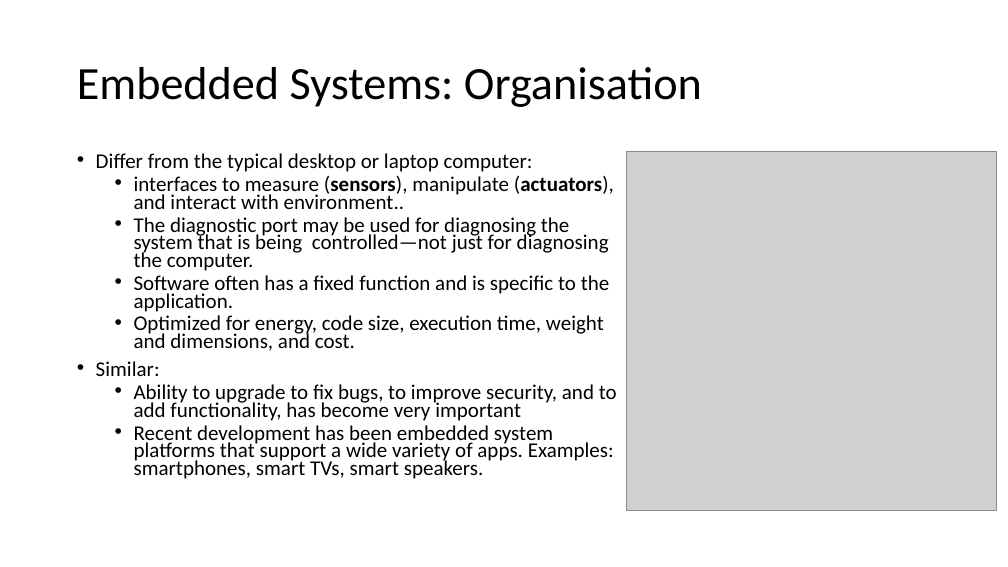
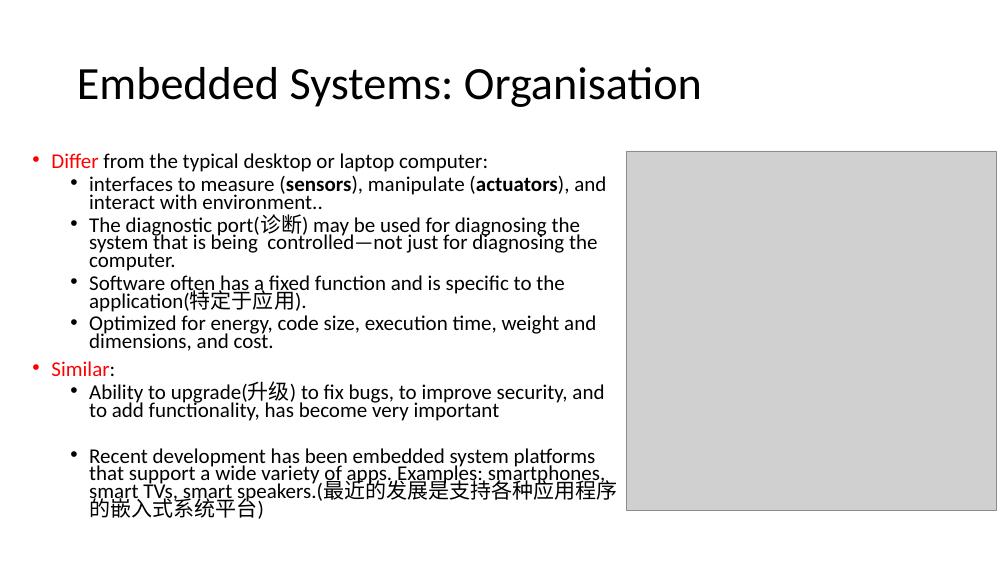
Before and after one commit to vcboy1/Leeds, a slide deck: slide 29 of 26fall/1860/Lecture/Week1/Lecture 1.1.2.pptx. Drawn at 1008x567 pixels with LibreOffice and Linux fonts; fonts in the diff are those of the drawing; grey boxes stand for pictures; background and template pictures are left out. Boxes give left, top, right and bottom in pixels: in the first picture for what was removed or moved away, otherwise in the second. Text is boxed around its words. In the diff, an @@ line names an element or a change of style, - is before the commit and + after.

Commit message:
add embedded systems

```diff
--- a/26fall/1860/Lecture/Week1/Lecture 1.1.2.pptx
+++ b/26fall/1860/Lecture/Week1/Lecture 1.1.2.pptx
@@ text "Differ from the typical desktop ...": place and size @@
-text "Differ from the typical desktop ..." at [96,153,617,479]
+text "Differ from the typical desktop ..." at [51,153,618,519]
@@ text at [51,153,488,376]: text colour #000000 to #FF0000 in "Differ", "Similar:" @@
@@ text at [89,214,598,312]: text changed @@
-  • The diagnostic port may be used for diagnosing the system that is being controlled—not just for diagnosing the computer.
-  • Software often has a fixed function and is specific to the application.
+  • The diagnostic port(诊断) may be used for diagnosing the system that is being controlled—not just for diagnosing the computer.
+  • Software often has a fixed function and is specific to the application(特定于应用).
@@ text at [89,382,618,519]: text changed @@
-  • Ability to upgrade to fix bugs, to improve security, and to add functionality, has become very important
-  • Recent development has been embedded system platforms that support a wide variety of apps. Examples: smartphones, smart TVs, smart speakers.
+  • Ability to upgrade(升级) to fix bugs, to improve security, and to add functionality, has become very important
+  • Recent development has been embedded system platforms that support a wide variety of apps. Examples: smartphones, smart TVs, smart speakers.(最近的发展是支持各种应用程序的嵌入式系统平台)
```
Also in this commit, not shown: 2 other slides changed, 10 other files.
